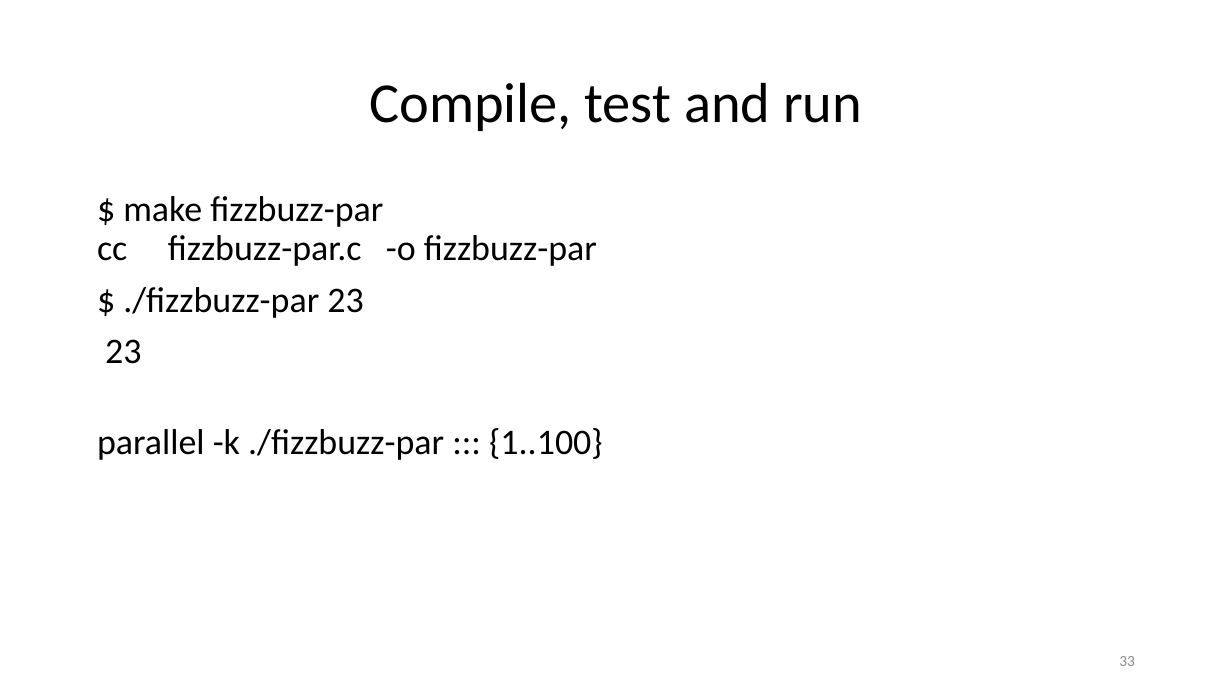
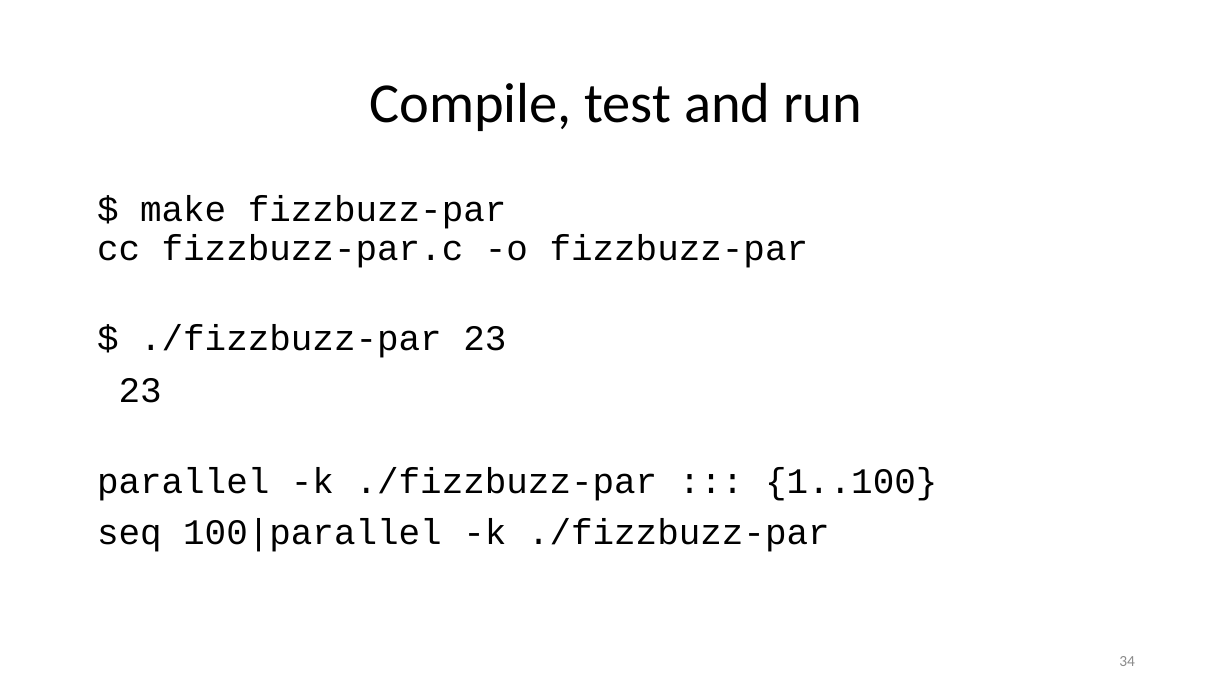
Before and after one commit to ketancmaheshwari/pearc24tut, a slide deck: slide 34 of gnu-parallel-tutorial.pptx (slide 33 before the commit). Drawn at 1232x693 pixels with LibreOffice and Linux fonts; fonts in the diff are those of the drawing. Boxes give left, top, right and bottom in pixels: in the first picture for what was removed or moved away, otherwise in the second. Text is boxed around its words. In the diff, an @@ line names an element or a change of style, - is before the commit and + after.

```diff
--- a/gnu-parallel-tutorial.pptx
+++ b/gnu-parallel-tutorial.pptx
@@ text at <box>97,196,937,501</box>: font Calibri to Courier New in "$ make fizzbuzz-par cc fizzbuzz-par.c -o fizzbuzz-par", "$ ./fizzbuzz-par 23", "23", "parallel -k ./fizzbuzz-par ::: {1..100}" @@
@@ text at <box>97,519,830,552</box>: paragraph added @@
+seq 100|parallel -k ./fizzbuzz-par
@@ page number at <box>1119,656,1135,666</box>: text changed @@
-33
+34
```
Also in this commit, not shown: 16 other slides changed, 2 slides added, 1 slide removed.
